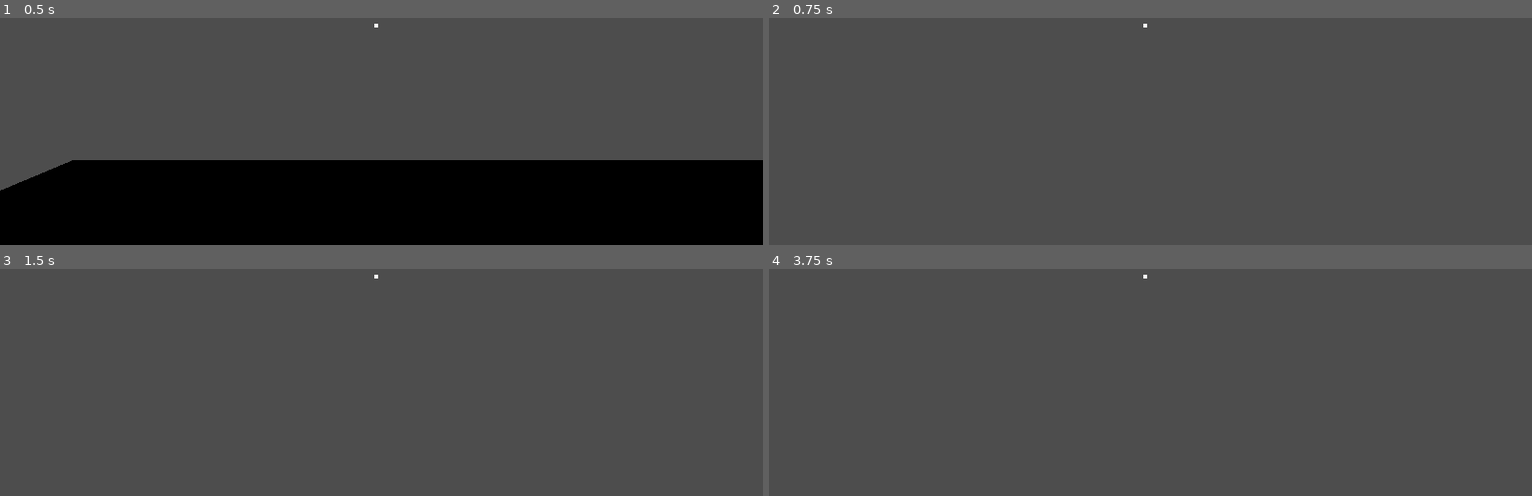
Above: before the commit, frames 1-4 (two rows, left to right).
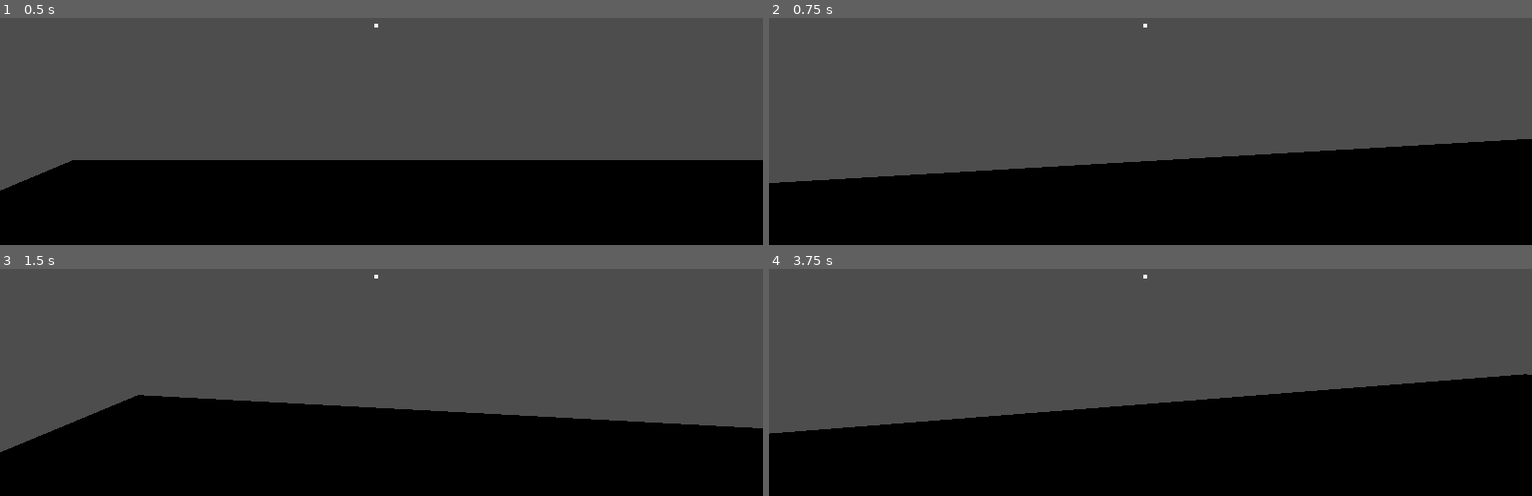
Above: after the commit, the same moments.

Repository: jakubaszcz/Still
Game: Godot game, scene res://scenes/game.tscn
Two runs of this game, one before a commit and one after it. Both use one fixed random seed, a clock stepped at 60 frames per second and the inputs below.
Inputs (mouse positions are in pixels of both pictures, inside the frame that each line leads up to):
- Up to frame 1 (0.5 s): no input
- Up to frame 2 (0.75 s): tap Enter at 0.5 s; move the mouse to (1188, 29) at 0.52 s; hold W (move_forward) from 0.53 s (still down)
- Up to frame 3 (1.5 s): keep holding W (move_forward); tap Space at 1.25 s; move the mouse to (343, 282) at 1.27 s
- Up to frame 4 (3.75 s): keep holding W (move_forward); tap Enter at 2, 3.5 s; move the mouse to (1165, 273) at 2.02 s; tap Space at 2.75 s; move the mouse to (1142, 289) at 2.77 s; move the mouse to (1203, 287) at 3.52 s

Frame 1 is identical in both runs. In frame 2, 37% of the frame differs, in the area x 0-100%, y 53-100%; in frame 3, 36%; in frame 4, 41%, in the area x 0-100%, y 46-100%.
Error after the commit: Invalid access to property or key 'noise_detected' on a base object of type 'Nil'. (res://scripts/player.gd:33)

Commit message:
feat: create a noise manager with a signals, for every movement the player do

Diff:
--- a/project.godot
+++ b/project.godot
@@ -14,6 +14,10 @@
 run/main_scene="uid://c5ejdayrwpirr"
 config/features=PackedStringArray("4.6", "Forward Plus")
 config/icon="res://icon.svg"
+
+[autoload]
+
+NoiseManager="*uid://urqjhqto84n5"
 
 [input]
 
--- /dev/null
+++ b/scripts/handler/NoiseEvent.gd
@@ -0,0 +1,12 @@
+class_name NoiseEvent
+
+enum NoiseType { FOOTSTEP }
+
+var position: Vector3
+var intensity: float
+var type: NoiseType
+
+func _init(p: Vector3, i: float, t: NoiseType):
+	position = p
+	intensity = i
+	type = t
--- /dev/null
+++ b/scripts/handler/NoiseManager.gd
@@ -0,0 +1,9 @@
+extends Node
+
+signal noise_detected(event: NoiseEvent)
+
+func _ready():
+	NoiseManager.noise_detected.connect(_on_noise_detected)
+
+func _on_noise_detected(event : NoiseEvent):
+	print(str(event.intensity) + "," + str(event.NoiseType) + "," + str(event.position))
--- a/scripts/player.gd
+++ b/scripts/player.gd
@@ -28,4 +28,8 @@
 	velocity.x = movement_dir.x * speed
 	velocity.z = movement_dir.z * speed
 
+	if input:
+		var event = NoiseEvent.new(position, 0.1, NoiseEvent.NoiseType.FOOTSTEP)
+		NoiseManager.noise_detected.emit(event)
+
 	move_and_slide()
